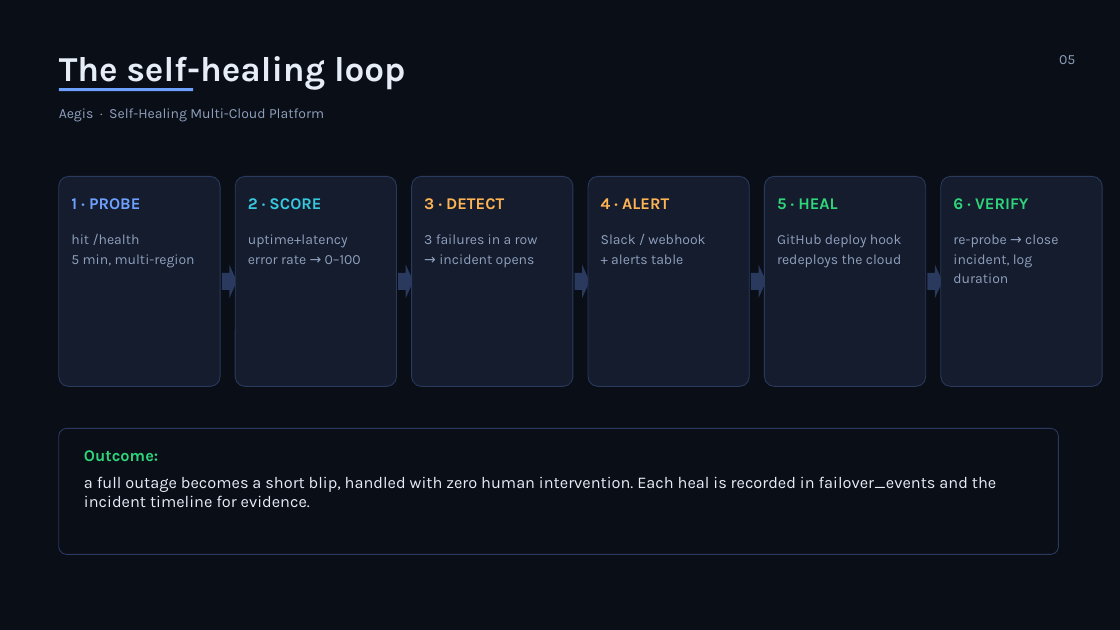
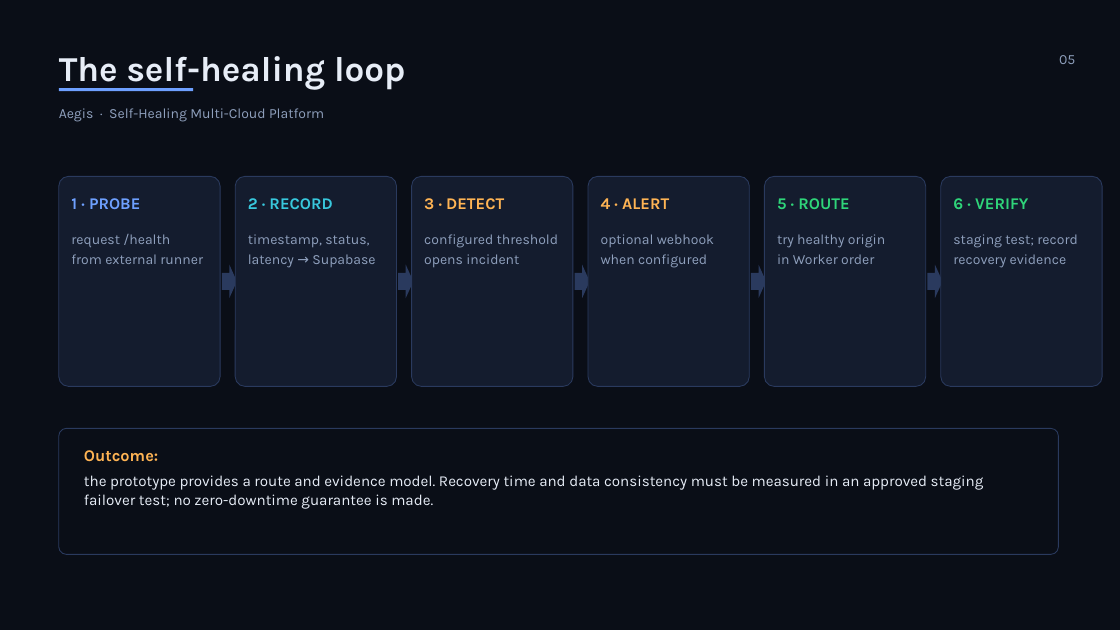
Before and after one commit to Manav32478/aegis-platform-, a slide deck: slide 5 of docs/EVAL2_PRESENTATION.pptx. Drawn at 1120x630 pixels with LibreOffice and Linux fonts; fonts in the diff are those of the drawing. Boxes give left, top, right and bottom in pixels: in the first picture for what was removed or moved away, otherwise in the second. Text is boxed around its words. In the diff, an @@ line names an element or a change of style, - is before the commit and + after.

Commit message:
Update Aegis Vercel diagnostics and app origin

```diff
--- a/docs/EVAL2_PRESENTATION.pptx
+++ b/docs/EVAL2_PRESENTATION.pptx
@@ text at (248,198,332,209): text changed @@
-2 · SCORE
+2 · RECORD
@@ text at (777,198,849,209): text changed @@
-5 · HEAL
+5 · ROUTE
@@ text at (71,234,203,264): text changed @@
-hit /health
-5 min, multi-region
+request /health
+from external runner
@@ text at (248,234,375,268): text changed @@
-uptime+latency
-error rate → 0–100
+timestamp, status,
+latency → Supabase
@@ text at (424,234,559,267): text changed @@
-3 failures in a row
-→ incident opens
+configured threshold
+opens incident
@@ text at (601,234,714,268): text changed @@
-Slack / webhook
-+ alerts table
+optional webhook
+when configured
@@ text at (777,234,885,264): text changed @@
-GitHub deploy hook
-redeploys the cloud
+try healthy origin
+in Worker order
@@ text at (953,234,1077,268): text changed @@
-re-probe → close
-incident, log duration
+staging test; record
+recovery evidence
@@ text at (84,475,984,509): text changed; size 14 to 13 pt @@
-a full outage becomes a short blip, handled with zero human intervention. Each heal is recorded in failover_events and the incident timeline for evidence.
+the prototype provides a route and evidence model. Recovery time and data consistency must be measured in an approved staging failover test; no zero-downtime guarantee is made.
@@ text at (84,450,158,462): text colour #2FD57A to #FFB454 in "Outcome:" @@
```
Also in this commit, not shown: 9 other slides changed, 30 other files.
